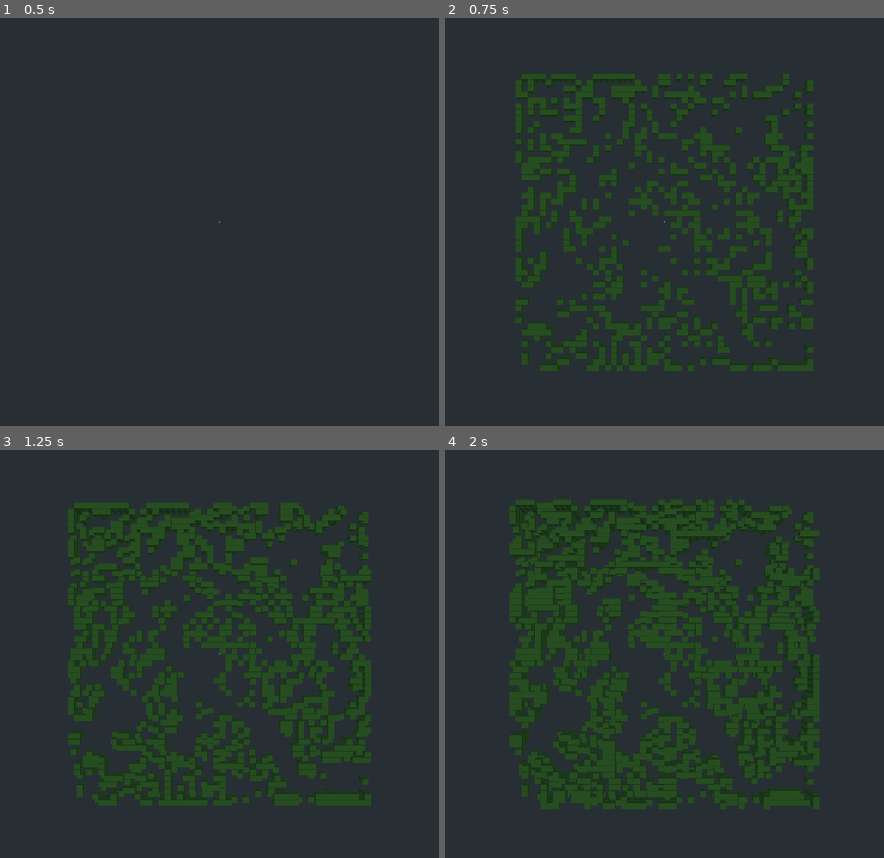
Above: before the commit, frames 1-4 (two rows, left to right).
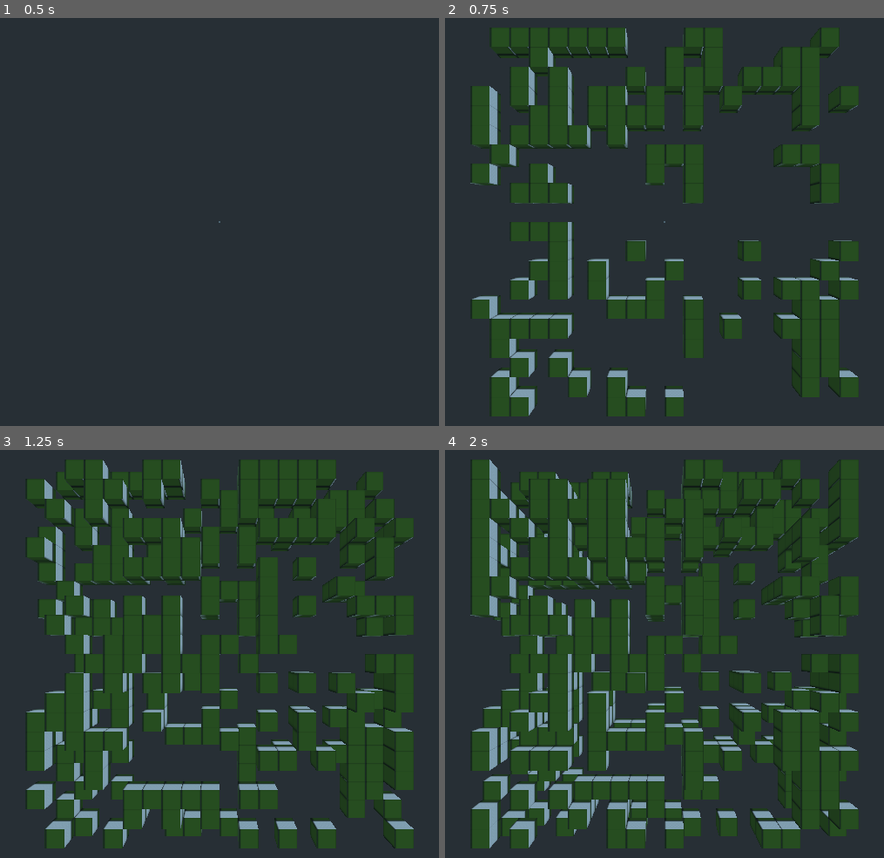
Above: after the commit, the same moments.

Repository: DrPresident/conway_life_3d
Game: Godot game, scene res://conway_life.tscn
Same seed, same stepped clock (60 frames per second), same inputs: the game is played once before the commit and once after it.
Inputs:
- Up to frame 1 (0.5 s): no input
- Up to frame 2 (0.75 s): tap Enter at 0.5 s
- Up to frame 3 (1.25 s): no input
- Up to frame 4 (2 s): no input

Frame 1 is identical in both runs. In frame 2, 37% of the frame differs, in the area x 5-95%, y 2-98%; in frame 3, 46%; in frame 4, 45%.

Commit message:
crashes after a little time

Diff:
--- a/conway_life.gd
+++ b/conway_life.gd
@@ -3,8 +3,13 @@
 #from random import randint, seed
 #from time import time
 
-var grid_size = [ 50, 50 ]
+# grid_size / height
+# 50 / 100
+# 20 / 15
+var grid_size = [ 20, 20 ]
 var tick_rate = 100
+var camera_height = 15
+var camera_step = 1
 
 #screen = pygame.display.set_mode(size)
 #pygame.display.set_caption("Conway's Game of Life")
@@ -26,39 +31,10 @@
 var cur = 0
 var nxt = 1
 var z = 0
-var camera_height = 50
+
+var paused = false
 
 var grid_seed = 100
-
-func tick(x, y, z):
-    var life = 0
-
-    for a in range(max(x - 1, 0), min(x + 2, grid_size[0])):
-        for b in range(max(y - 1, 0), min(y + 2, grid_size[1])):
-            if a == x and b == y:
-                continue
-            if grid[a][b][cur] == ALIVE:
-                life += 1
-
-    if life < 2 or life > 3:
-        grid[x][y][nxt] = DEAD
-
-    elif grid[x][y][cur] == ALIVE and (life == 2 or life == 3):
-        grid[x][y][nxt] = ALIVE
-
-    elif grid[x][y][cur] == DEAD and life == 3:
-        grid[x][y][nxt] = ALIVE
-
-    else:
-        grid[x][y][nxt] = grid[x][y][cur]
-
-    if grid[x][y][nxt] == ALIVE:
-        var new_unit = unit.instance()
-        #new_unit.transform.translated(Vector3(x, y, z))
-        new_unit.translation = Vector3(x, z, y)
-        add_child(new_unit)
-        #new_unit.show()
-        print('alive! ', new_unit.translation)
 
 # Called when the node enters the scene tree for the first time.
 func _ready():
@@ -71,20 +47,55 @@
         for y in range(grid_size[1]):
             grid[x].append([ randi() % (ALIVE + 1), randi() % (ALIVE + 1) ])
 
+func _fixed_process(delta):
+
+    if Input.is_key_pressed(SPKEY):
+        print('space')
+
 onready var time_sum = 0.0
 
 func _process(delta):
     time_sum += delta
 
-    if time_sum > 60.0 / tick_rate:
+    if not paused and time_sum > 60.0 / tick_rate:
         time_sum = 0.0
+
+        # tick all cells
         for x in range(grid_size[0]):
             for y in range(grid_size[1]):
-                tick(x, y, z)
+
+                var life = 0
+
+                # find surrounding live cells
+                for a in range(max(x - 1, 0), min(x + 2, grid_size[0])):
+                    for b in range(max(y - 1, 0), min(y + 2, grid_size[1])):
+                        if a == x and b == y:
+                            continue
+                        if grid[a][b][cur] == ALIVE:
+                            life += 1
+
+                # set next state
+                if life < 2 or life > 3:
+                    grid[x][z][nxt] = DEAD
+
+                elif grid[x][z][cur] == ALIVE and (life == 2 or life == 3):
+                    grid[x][z][nxt] = ALIVE
+
+                elif grid[x][z][cur] == DEAD and life == 3:
+                    grid[x][z][nxt] = ALIVE
+
+                else:
+                    grid[x][z][nxt] = grid[x][z][cur]
+
+                # instance node
+                if grid[x][z][nxt] == ALIVE:
+                    var new_unit = unit.instance()
+                    new_unit.translation = Vector3(x, z, y)
+                    add_child(new_unit)
 
         z += 1
         var tmp = cur
         cur = nxt
         nxt = tmp
 
-        #camera.translate(Vector3(0, 0, 5))
+        camera.translate(Vector3(0, 0, camera_step))
--- a/unit.tscn
+++ b/unit.tscn
@@ -2,15 +2,20 @@
 
 [ext_resource path="res://cube_face.png" type="Texture" id=1]
 
-[sub_resource type="SpatialMaterial" id=2]
+[sub_resource type="SpatialMaterial" id=1]
+albedo_color = Color( 1, 1, 1, 0.509804 )
 albedo_texture = ExtResource( 1 )
+normal_enabled = true
+normal_scale = 12.65
+uv1_scale = Vector3( 1, 0.36, 1 )
+uv1_offset = Vector3( 0.35, 0.38, 0 )
 
-[sub_resource type="CubeMesh" id=1]
+[sub_resource type="CubeMesh" id=2]
 
 [node name="unit" type="Spatial"]
 
 [node name="mesh" type="MeshInstance" parent="."]
 transform = Transform( 0.5, 0, 0, 0, 0.5, 0, 0, 0, 0.5, 0.5, 0.5, 0.5 )
-material_override = SubResource( 2 )
-mesh = SubResource( 1 )
+material_override = SubResource( 1 )
+mesh = SubResource( 2 )
 material/0 = null
--- /dev/null
+++ b/unit_map.tres
@@ -0,0 +1,3 @@
+[gd_resource type="CubeMap" format=2]
+
+[resource]
Binary file changed: cube_face.png
